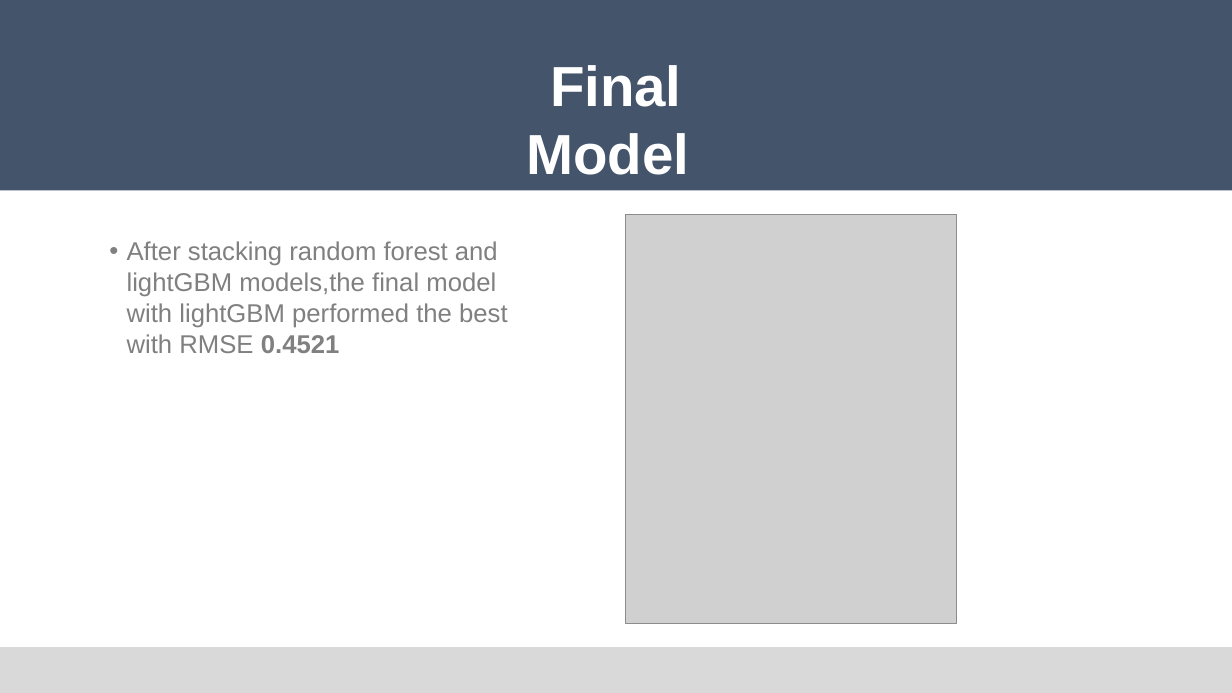
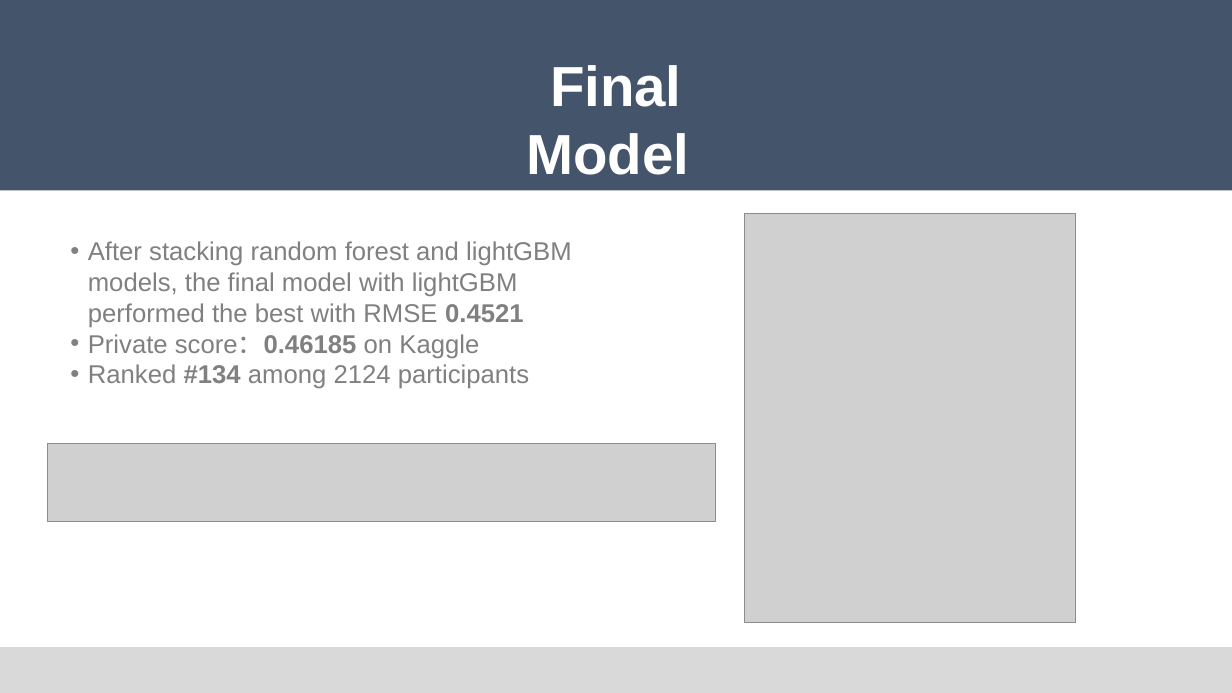
Before and after one commit to Edwardkang1004/Springboard, a slide deck: slide 12 of Capstone Project 2/Capstone Project 2.pptx. Drawn at 1232x693 pixels with LibreOffice and Linux fonts; fonts in the diff are those of the drawing; grey boxes stand for pictures. Boxes give left, top, right and bottom in pixels: in the first picture for what was removed or moved away, otherwise in the second. Text is boxed around its words. In the diff, an @@ line names an element or a change of style, - is before the commit and + after.

```diff
--- a/Capstone Project 2/Capstone Project 2.pptx
+++ b/Capstone Project 2/Capstone Project 2.pptx
@@ picture: place and size @@
-picture at [626,214,957,624]
+picture at [745,213,1076,623]
@@ text at [88,241,572,389]: text changed @@
-• After stacking random forest and lightGBM models,the final model with lightGBM performed the best with RMSE 0.4521
+• After stacking random forest and lightGBM models, the final model with lightGBM performed the best with RMSE 0.4521
+• Private score：0.46185 on Kaggle
+• Ranked #134 among 2124 participants
@@ picture added at [48,444,715,521] @@
```
Also in this commit, not shown: 1 other slide changed, 1 other file.
